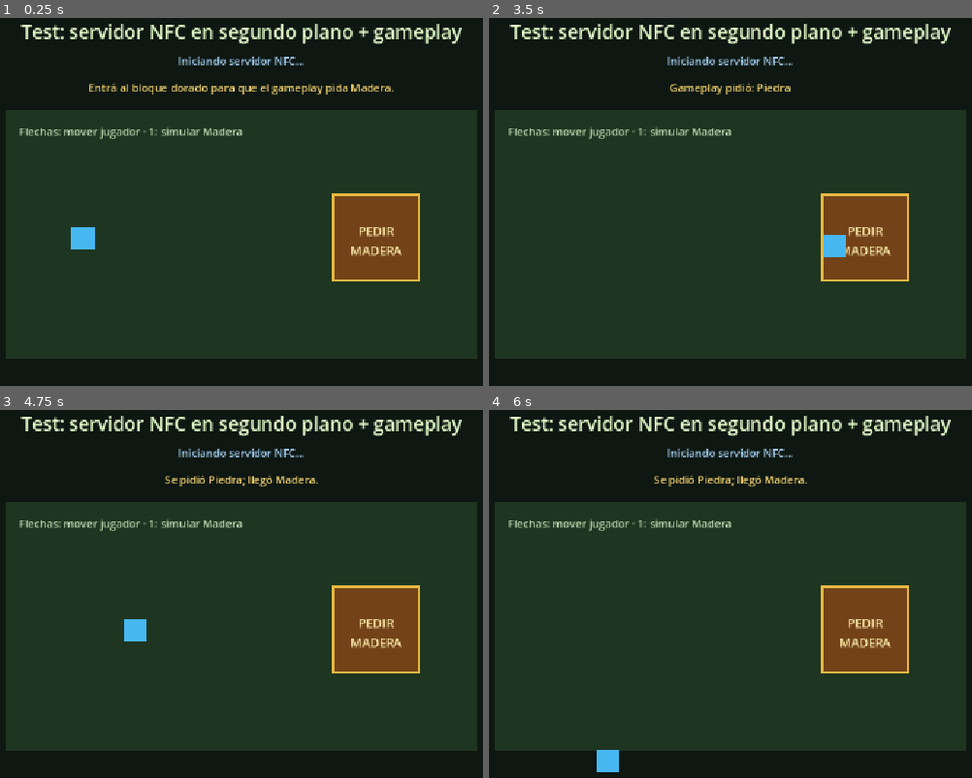
Above: before the commit, frames 1-4 (two rows, left to right).
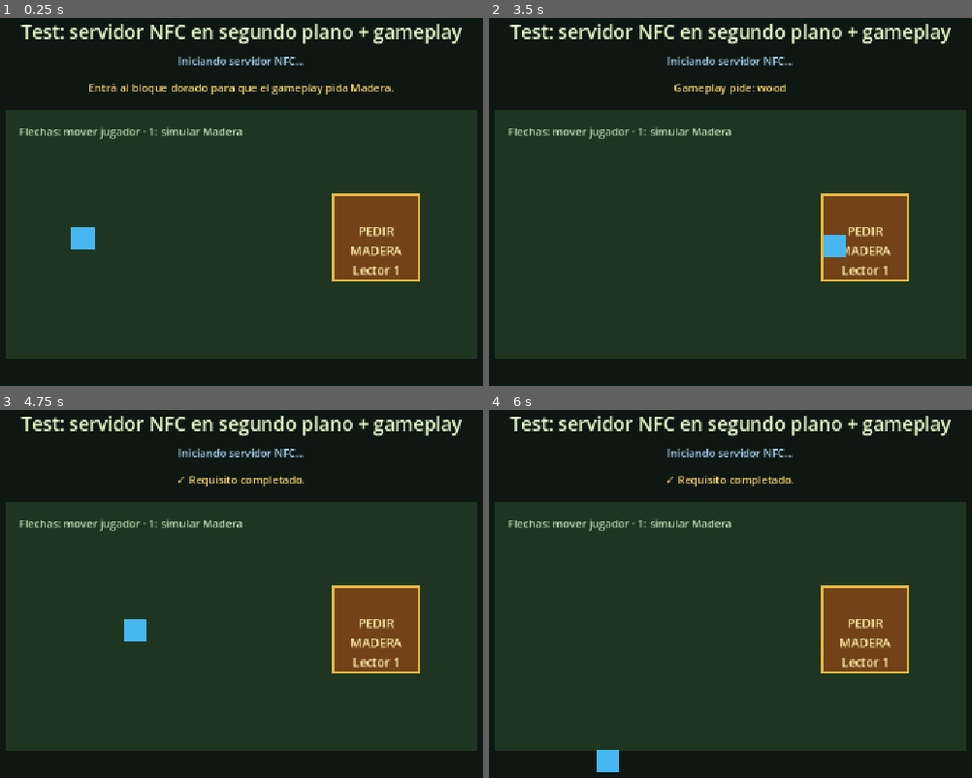
Above: after the commit, the same moments.

Repository: Eze421/minecraft-aventure
Game: Godot game, scene res://scenes/nfc_test.tscn
Same seed, same stepped clock (60 frames per second), same inputs: the game is played once before the commit and once after it. This scene is started directly instead of the project's main scene.
Inputs:
- Up to frame 1 (0.25 s): no input
- Up to frame 2 (3.5 s): tap Enter at 0.5 s; hold Right (ui_right) 0.53-1.28 s; tap 1 at 0.6 s; hold Down (ui_down) 1.28-2.03 s; tap 2 at 1.35 s; hold Right (ui_right) 2.03-2.78 s; tap 3 at 2.1 s; hold Up (ui_up) from 2.78 s (still down); tap R at 2.85 s
- Up to frame 3 (4.75 s): release Up (ui_up) at 3.53 s; hold Left (ui_left) from 3.53 s (still down); tap 1 at 3.6 s; tap 2 at 4.35 s
- Up to frame 4 (6 s): release Left (ui_left) at 5.03 s; hold Down (ui_down) 5.03-5.78 s; tap 3 at 5.1 s; hold Right (ui_right) from 5.78 s (still down); tap R at 5.85 s

The runs differ from the first frame. In frame 1, 0.1% of the frame differs, in the area x 73-83%, y 67-70%; in frame 2, 0.5%; in frame 3, 0.6%, in the area x 34-83%, y 17-70%; in frame 4, 0.6%.

Commit message:
feat: añadir componente configurable de requisitos NFC
Incorpora NfcRequirement para pedir listas de ítems desde lectores específicos y lo integra en la escena de prueba.

Diff:
--- /dev/null
+++ b/minecraft-aventure/scenes/components/nfc_requirement.tscn
@@ -0,0 +1,6 @@
+[gd_scene load_steps=2 format=3]
+
+[ext_resource type="Script" path="res://scripts/components/nfc_requirement.gd" id="1_requirement"]
+
+[node name="NfcRequirement" type="Node"]
+script = ExtResource("1_requirement")
--- a/minecraft-aventure/scenes/nfc_test.tscn
+++ b/minecraft-aventure/scenes/nfc_test.tscn
@@ -6,6 +6,7 @@
 [ext_resource type="Script" uid="uid://bsot3ljqv7hcr" path="res://scripts/http_nfc_receiver.gd" id="4_http"]
 [ext_resource type="Script" uid="uid://b56clg1r8xc8p" path="res://scripts/nfc_test_player.gd" id="5_player"]
 [ext_resource type="Script" uid="uid://bbutu75pq581d" path="res://scripts/nfc_test_zone.gd" id="6_zone"]
+[ext_resource type="PackedScene" path="res://scenes/components/nfc_requirement.tscn" id="7_requirement"]
 
 [sub_resource type="StyleBoxFlat" id="BlockStyle"]
 bg_color = Color(0.45, 0.26, 0.1, 1)
@@ -50,6 +51,10 @@
 script = ExtResource("4_http")
 
 [node name="GameplayLayer" type="Node2D" parent="." unique_id=1673582098]
+
+[node name="WoodRequirement" parent="GameplayLayer" instance=ExtResource("7_requirement")]
+required_items = PackedStringArray("wood")
+required_reader_id = 1
 
 [node name="Ground" type="ColorRect" parent="GameplayLayer" unique_id=733982370]
 offset_left = 50.0
@@ -100,7 +105,7 @@
 [node name="RequestWoodZone" type="Area2D" parent="GameplayLayer" unique_id=1258559409]
 position = Vector2(600, 360)
 script = ExtResource("6_zone")
-requested_item = "stone"
+requirement_path = NodePath("../WoodRequirement")
 
 [node name="Block" type="Panel" parent="GameplayLayer/RequestWoodZone" unique_id=954171295]
 offset_left = -65.0
@@ -117,8 +122,7 @@
 offset_bottom = 28.0
 theme_override_colors/font_color = Color(1, 0.94, 0.67, 1)
 theme_override_font_sizes/font_size = 18
-text = "PEDIR
-MADERA"
+text = "PEDIR\nMADERA\nLector 1"
 horizontal_alignment = 1
 vertical_alignment = 1
 
--- /dev/null
+++ b/minecraft-aventure/scripts/components/nfc_requirement.gd
@@ -0,0 +1,89 @@
+class_name NfcRequirement
+extends Node
+
+## Componente reutilizable para gameplay.
+##
+## Configurá required_items desde el Inspector con ID, nombre o tipo de las
+## tarjetas. Ejemplos: ["CARD_001"], ["wood", "stone"] o ["Madera"].
+## required_reader_id = 0 acepta cualquier lector; 1..9 exige ese lector.
+
+signal started(remaining_items: PackedStringArray)
+signal item_accepted(card: Dictionary, reader_id: int, remaining_items: PackedStringArray)
+signal rejected(card: Dictionary, reader_id: int, reason: String)
+signal completed()
+
+@export var required_items: PackedStringArray = []
+@export_range(0, 9, 1, "or_greater") var required_reader_id := 0
+@export var start_on_ready := false
+@export var reset_after_completion := false
+
+var _remaining_items: PackedStringArray = []
+var _active := false
+var _reader: NfcTestReader
+
+func _ready() -> void:
+	_reader = get_tree().get_first_node_in_group("nfc_reader") as NfcTestReader
+	if _reader == null:
+		call_deferred("_connect_reader")
+	else:
+		_connect_reader()
+	if start_on_ready:
+		call_deferred("start")
+
+## Activa el requisito. Las lecturas anteriores no cuentan.
+func start() -> bool:
+	if required_items.is_empty():
+		push_warning("NfcRequirement necesita al menos un ítem en required_items.")
+		return false
+	if _reader == null:
+		_connect_reader()
+	if _reader == null:
+		push_warning("NfcRequirement no encontró un nodo NFC en el grupo nfc_reader.")
+		return false
+	_remaining_items = required_items.duplicate()
+	_active = true
+	started.emit(_remaining_items)
+	return true
+
+func stop() -> void:
+	_active = false
+
+func is_active() -> bool:
+	return _active
+
+func get_remaining_items() -> PackedStringArray:
+	return _remaining_items.duplicate()
+
+func _connect_reader() -> void:
+	if _reader == null:
+		_reader = get_tree().get_first_node_in_group("nfc_reader") as NfcTestReader
+	if _reader != null and not _reader.card_received.is_connected(_on_card_received):
+		_reader.card_received.connect(_on_card_received)
+
+func _on_card_received(card: Dictionary, reader_id: int) -> void:
+	if not _active:
+		return
+	if required_reader_id != 0 and reader_id != required_reader_id:
+		rejected.emit(card, reader_id, "Se requiere el lector %d." % required_reader_id)
+		return
+	var matched_index := _find_matching_item(card)
+	if matched_index == -1:
+		rejected.emit(card, reader_id, "Esta tarjeta no forma parte del requisito.")
+		return
+	_remaining_items.remove_at(matched_index)
+	item_accepted.emit(card, reader_id, _remaining_items)
+	if _remaining_items.is_empty():
+		_active = false
+		completed.emit()
+		if reset_after_completion:
+			call_deferred("start")
+
+func _find_matching_item(card: Dictionary) -> int:
+	for index in _remaining_items.size():
+		var reference := _remaining_items[index].strip_edges().to_lower()
+		var matches_id := reference == str(card.get("id", "")).to_lower()
+		var matches_name := reference == str(card.get("name", "")).to_lower()
+		var matches_type := reference == str(card.get("type", "")).to_lower()
+		if matches_id or matches_name or matches_type:
+			return index
+	return -1
--- a/minecraft-aventure/scripts/nfc_test_reader.gd
+++ b/minecraft-aventure/scripts/nfc_test_reader.gd
@@ -20,6 +20,7 @@
 
 func _ready() -> void:
 	add_to_group("nfc_test_reader")
+	add_to_group("nfc_reader")
 	_database.load_from_file(CARD_DATA_PATH)
 	nfc_events.card_detected.connect(_on_uid_received)
 	nfc_events.card_data_detected.connect(_on_card_data_received)
--- a/minecraft-aventure/scripts/nfc_test_scene.gd
+++ b/minecraft-aventure/scripts/nfc_test_scene.gd
@@ -1,15 +1,17 @@
 extends Control
 
 @onready var reader: NfcTestReader = $NfcBackground
+@onready var requirement: NfcRequirement = $GameplayLayer/WoodRequirement
 @onready var status: Label = %Status
 @onready var endpoint: Label = %Endpoint
 
 func _ready() -> void:
 	reader.server_ready.connect(func(value): endpoint.text = "Servidor: " + value)
-	reader.item_requested.connect(func(card): status.text = "Gameplay pidió: " + str(card.get("name")))
+	requirement.started.connect(func(items): status.text = "Gameplay pide: " + ", ".join(items))
 	reader.card_received.connect(func(card, reader_id): print("[Test] UI recibió lectura de ", card.get("name")))
-	reader.request_rejected.connect(func(expected, received): status.text = "Se pidió %s; llegó %s." % [expected.get("name"), received.get("name")])
-	reader.request_completed.connect(func(card, reader_id): status.text = "✓ Gameplay recibió: " + str(card.get("name")))
+	requirement.rejected.connect(func(card, reader_id, reason): status.text = "Rechazado: " + reason)
+	requirement.item_accepted.connect(func(card, reader_id, remaining): status.text = "✓ Aceptado: " + str(card.get("name")))
+	requirement.completed.connect(func(): status.text = "✓ Requisito completado.")
 
 func _unhandled_key_input(event: InputEvent) -> void:
 	if event.is_pressed() and not event.is_echo() and event.keycode == KEY_1:
--- a/minecraft-aventure/scripts/nfc_test_zone.gd
+++ b/minecraft-aventure/scripts/nfc_test_zone.gd
@@ -1,12 +1,12 @@
 class_name NfcTestZone
 extends Area2D
 
-@export var requested_item := "wood"
+@export var requirement_path: NodePath
 var _used := false
 
 func _on_body_entered(body: Node2D) -> void:
 	if not body is CharacterBody2D or _used:
 		return
-	var reader := get_tree().get_first_node_in_group("nfc_test_reader") as NfcTestReader
-	if reader != null and reader.request_item(requested_item):
+	var requirement := get_node_or_null(requirement_path) as NfcRequirement
+	if requirement != null and requirement.start():
 		_used = true
Not shown: 1 places in minecraft-aventure/scenes/nfc_test.tscn that only renumber resources
